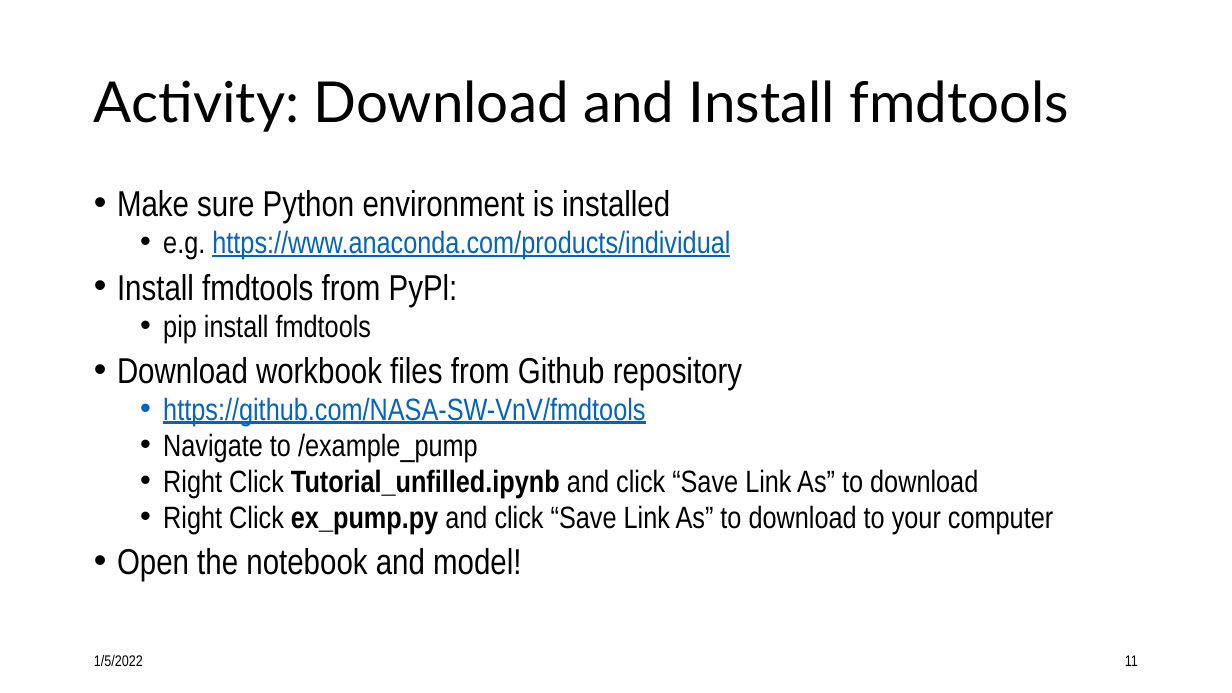
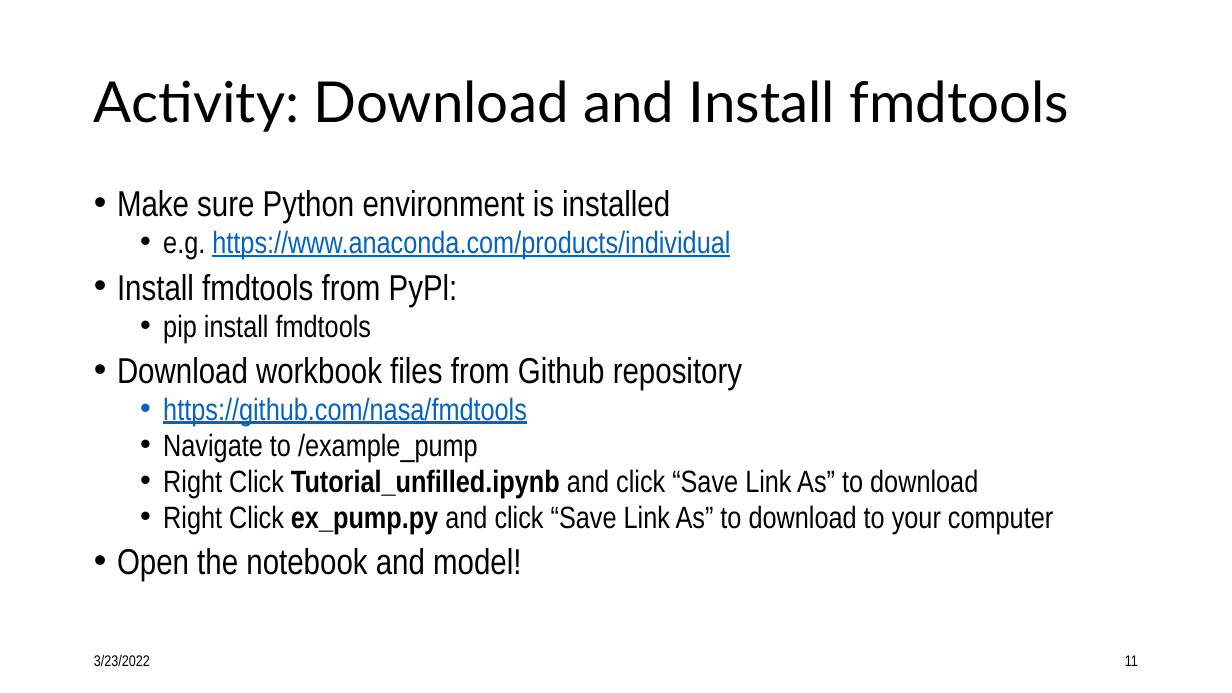
Before and after one commit to nasa/fmdtools, a slide deck: slide 11 of docs/Intro to fmdtools.pptx. Drawn at 1232x693 pixels with LibreOffice and Linux fonts; fonts in the diff are those of the drawing. Boxes give left, top, right and bottom in pixels: in the first picture for what was removed or moved away, otherwise in the second. Text is boxed around its words. In the diff, an @@ line names an element or a change of style, - is before the commit and + after.

```diff
--- a/docs/Intro to fmdtools.pptx
+++ b/docs/Intro to fmdtools.pptx
@@ text at (163, 397, 527, 426): text changed @@
-  • https://github.com/NASA-SW-VnV/fmdtools
+  • https://github.com/nasa/fmdtools
@@ text at (94, 655, 150, 666): text changed @@
-1/5/2022
+3/23/2022
```
Also in this commit, not shown: 36 other slides changed, 1 slide added, 1 slide removed.
